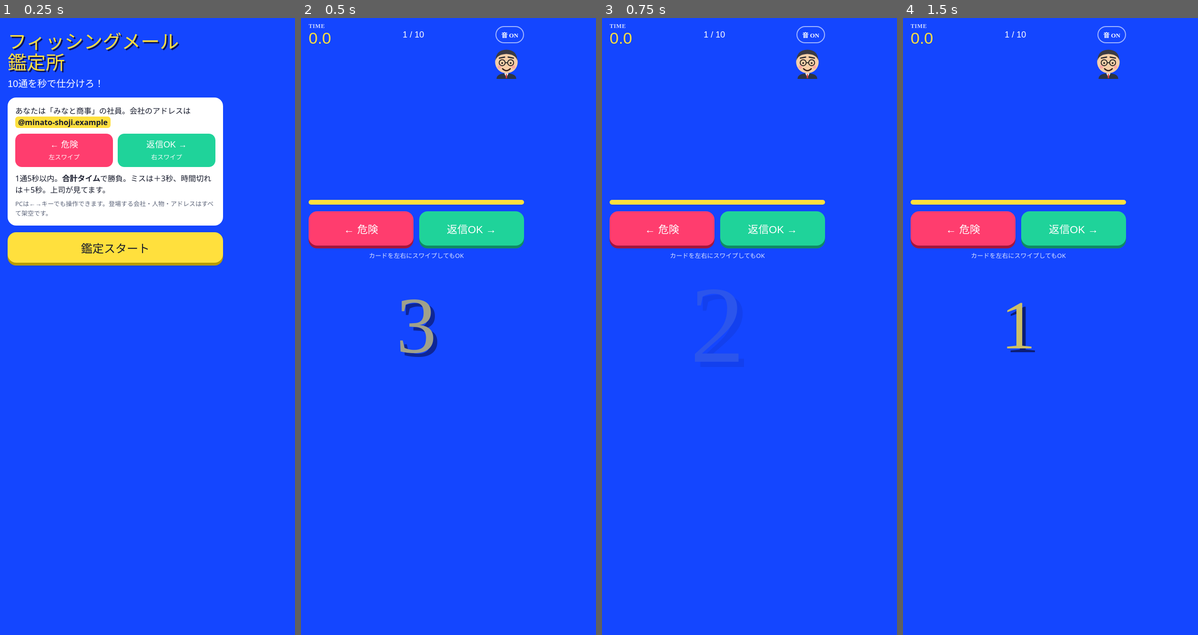
Above: before the commit, frames 1-4 (left to right).
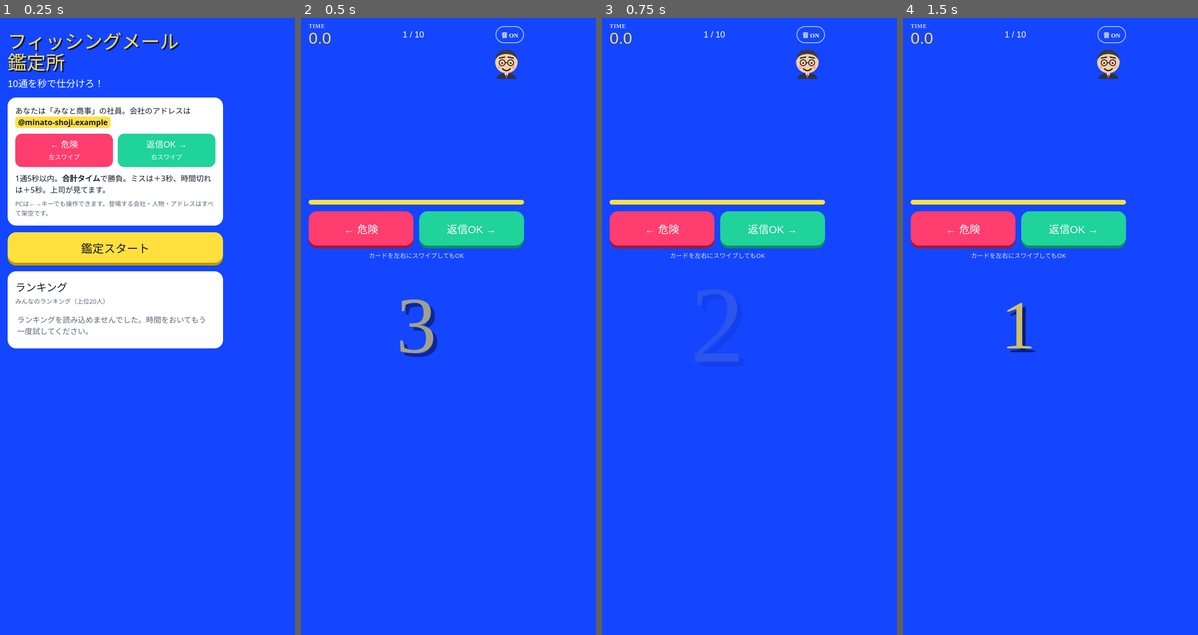
Above: after the commit, the same moments.

Repository: VodkaEri/phishing-game
Game: browser game, page index.html
Two runs of this game, one before a commit and one after it. Both use one fixed random seed, a clock stepped at 60 frames per second and the inputs below.
Inputs:
- Up to frame 1 (0.25 s): no input
- Up to frame 2 (0.5 s): click "鑑定スタート" at 0.27 s
- Up to frame 3 (0.75 s): no input
- Up to frame 4 (1.5 s): hold Right from 1.03 s (still down)

The runs differ from the first frame. In frame 1, 9.1% of the frame differs, in the area x 2-76%, y 41-54%; in frame 2, nothing differs; in frame 3, nothing differs; in frame 4, nothing differs.

Commit message:
Add files via upload

Diff:
--- a/game.js
+++ b/game.js
@@ -297,8 +297,9 @@
     return (await r.json())[0];
   }
 
-  async function renderRank() {
-    const ol = $('list');
+  // listId：表示する場所（'list' は結果画面、'listTop' はトップページ）
+  async function renderRank(listId = 'list') {
+    const ol = $(listId);
     ol.innerHTML = '<li class="empty">読み込み中…</li>';
     let a;
     try { a = await fetchTop(); }
@@ -352,4 +353,8 @@
   });
 
   try { $('name').value = localStorage.getItem(NKEY) || ''; } catch (_) {}
+
+  // トップページを開いたときに、ランキングを読み込んで表示する
+  $('rankNoteTop').textContent = ONLINE ? 'みんなのランキング（上位20人）' : 'この端末の記録';
+  renderRank('listTop');
 }
--- a/index.html
+++ b/index.html
@@ -27,6 +27,11 @@
     <p class="note" style="margin:0">PCは←→キーでも操作できます。登場する会社・人物・アドレスはすべて架空です。</p>
   </div>
   <button class="big-btn" id="go">鑑定スタート</button>
+  <div class="box" style="margin-top:18px">
+    <h2>ランキング</h2>
+    <p class="note" id="rankNoteTop"></p>
+    <ol id="listTop"></ol>
+  </div>
 </section>
 
 <!-- ===== プレイ画面 ===== -->
